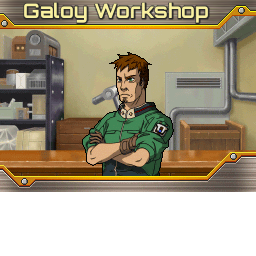
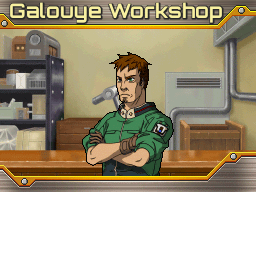
Layer changes from the first 256 x 256 image to the second:
added layer "Layer #2" above "Galouye Workshop #1" over bbox(9, 13, 222, 24)
added layer "Galouye Workshop #1" above "Layer #1" over bbox(10, 2, 222, 23)
added layer "Layer #1" above "Layer copy" over bbox(9, 2, 224, 24)
hid "Galoy Workshop" over bbox(24, 2, 208, 23)
hid "Layer" over bbox(22, 1, 211, 24)
painted on "Pasted Layer" over bbox(9, 13, 222, 24)
